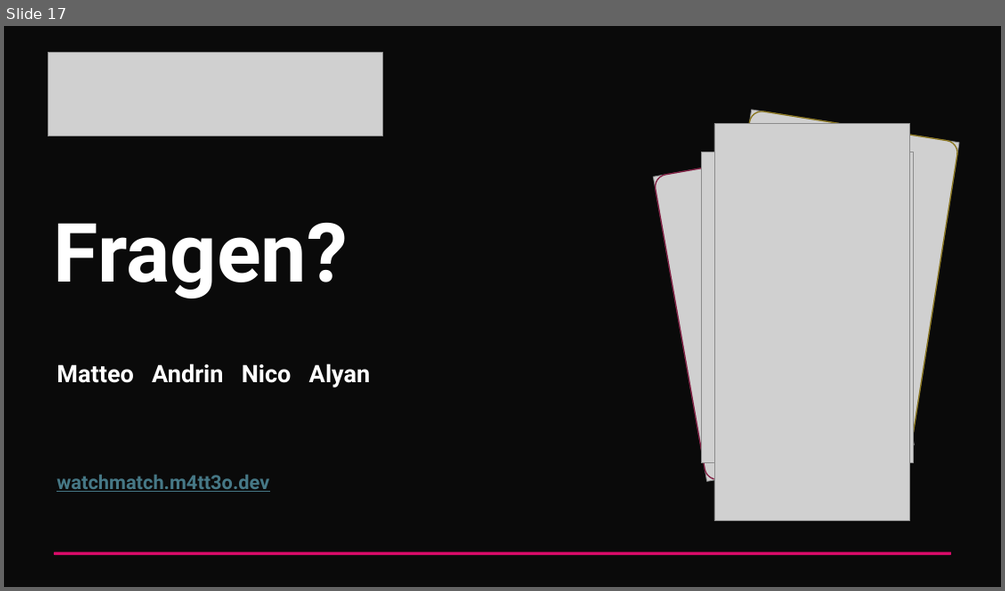
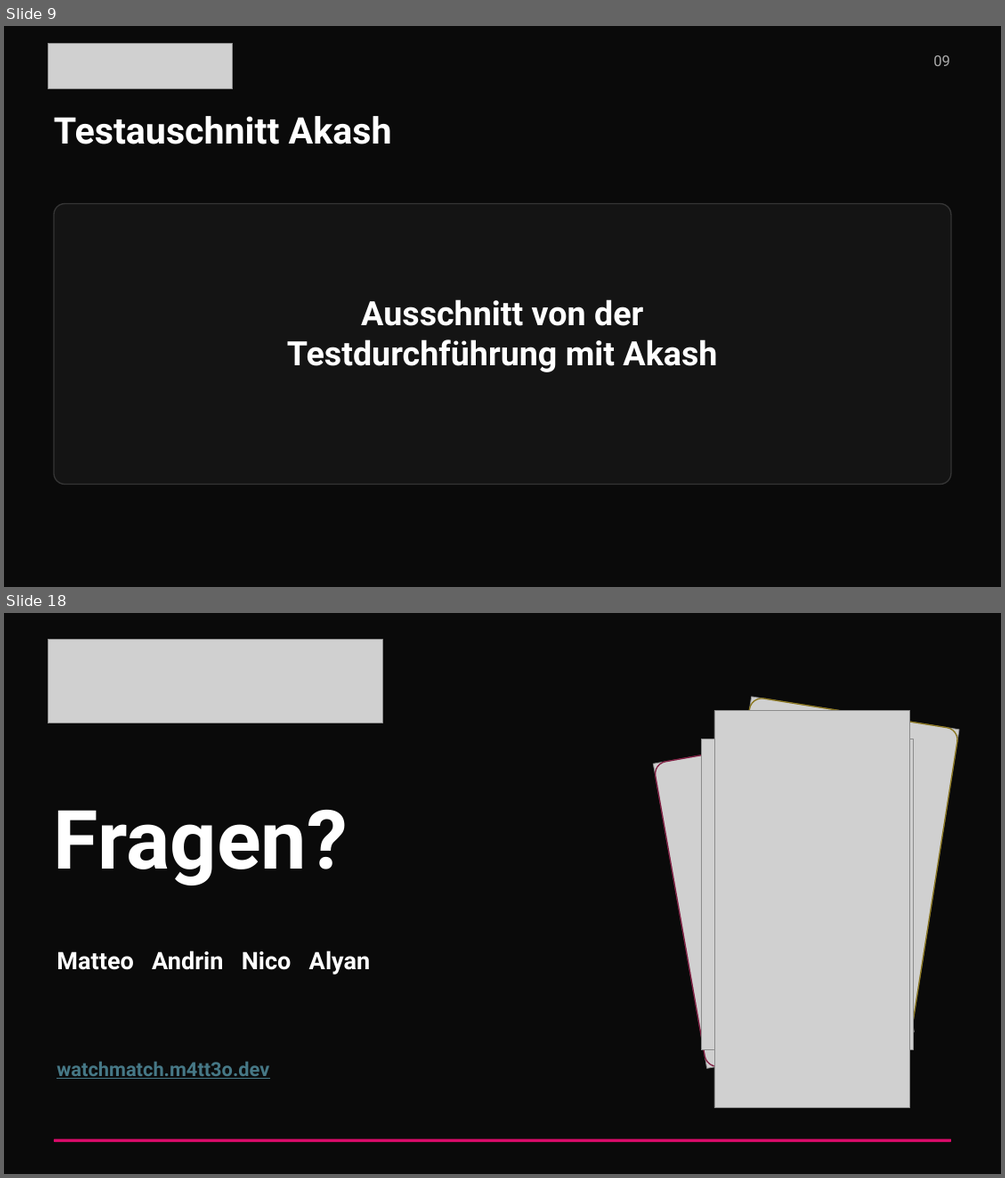
Before and after one commit to HardBoss07/wiss-docs, a slide deck: docs/M322/Projektarbeit/WatchMatch/WatchMatch_Powerpoint.pptx. Shown one above the other, each under a label of ours: slide 17 before the commit, slides 9 and 18 after it; the slides between them are not shown. The pictures are 1005x591 and 1005x1178 pixels, drawn with LibreOffice and Linux fonts; fonts in the diff are those of the drawing; grey boxes stand for pictures. Boxes give left, top, right and bottom in pixels: in the first picture for what was removed or moved away, otherwise in the second. Text is boxed around its words. In the diff, an @@ line names an element or a change of style, - is before the commit and + after.

```diff
--- a/docs/M322/Projektarbeit/WatchMatch/WatchMatch_Powerpoint.pptx
+++ b/docs/M322/Projektarbeit/WatchMatch/WatchMatch_Powerpoint.pptx
@@ slide 9 added at (x1=4, y1=26, x2=1001, y2=587), background #0A0A0A @@
@@ picture added at (x1=48, y1=43, x2=232, y2=89) @@
@@ text added at (x1=933, y1=55, x2=950, y2=66), 14.2 pt, text #AAAAAA @@
+09
@@ text added at (x1=54, y1=116, x2=392, y2=144), 35.2 pt, text #FFFFFF, bold @@
+Testauschnitt Akash
@@ rounded rectangle added at (x1=54, y1=204, x2=952, y2=484), fill #141414, outline #353535 1.13 pt @@
@@ text added at (x1=287, y1=299, x2=717, y2=372), 32.2 pt, text #FFFFFF, bold @@
+Ausschnitt von der Testdurchführung mit Akash
@@ what was slide 17 is now slide 18 @@
```
Also in this commit, not shown: 9 slides changed, 6 slides removed, 5 other files.
